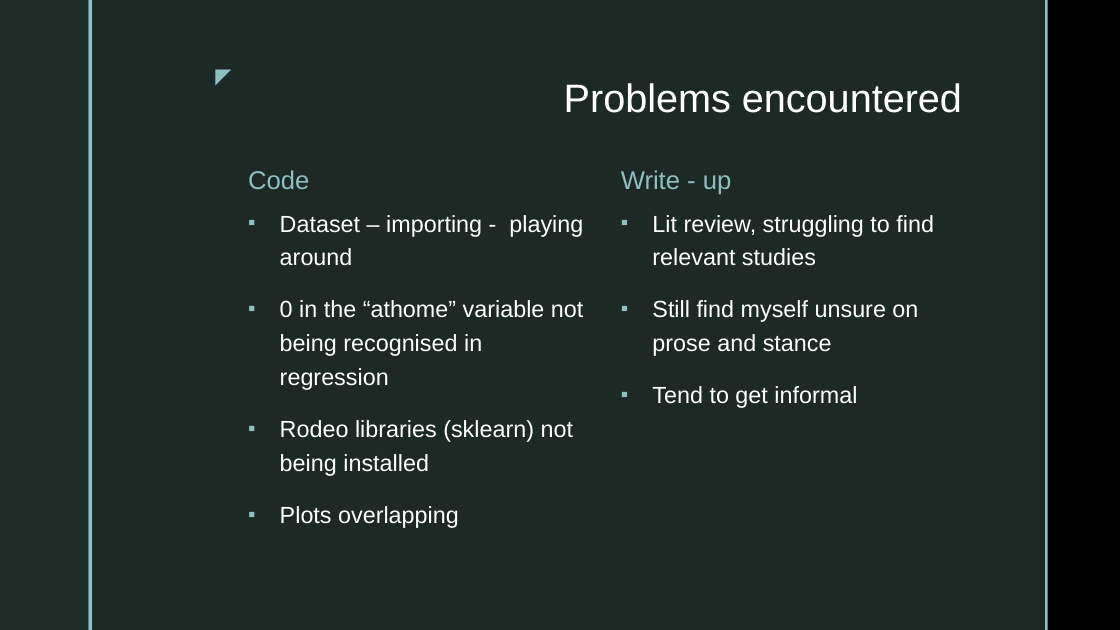
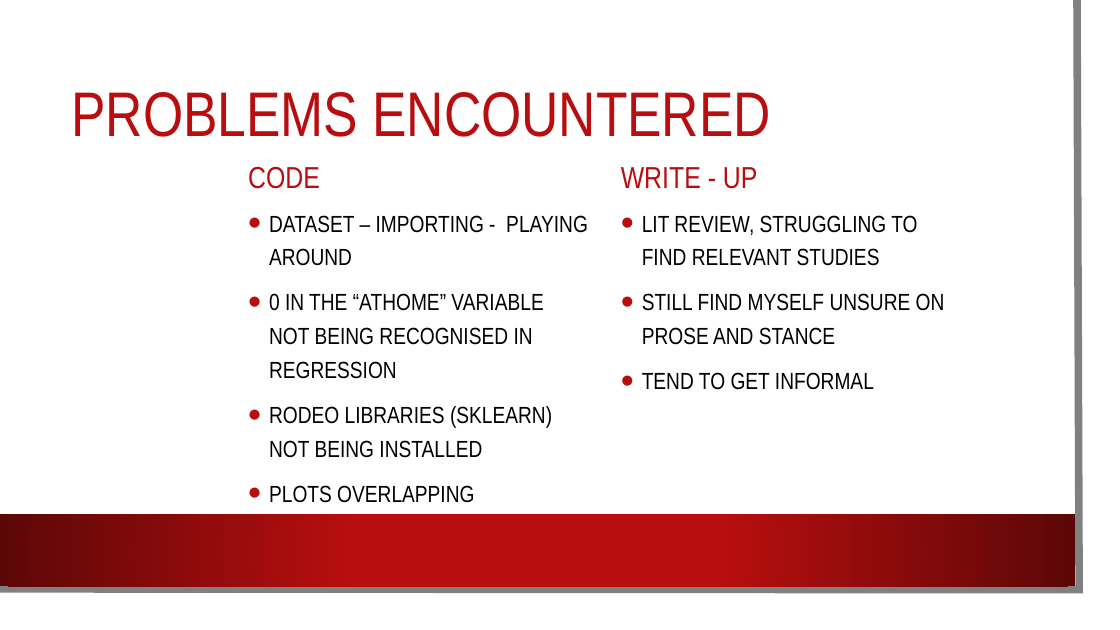
Before and after one commit to Shahzeb21/Dissertation, a slide deck: slide 9 of Research/Previous/EndOfTermPresentation.pptx. Drawn at 1120x630 pixels with LibreOffice and Linux fonts; fonts in the diff are those of the drawing; background and template pictures are left out. Boxes give left, top, right and bottom in pixels: in the first picture for what was removed or moved away, otherwise in the second. Text is boxed around its words. In the diff, an @@ line names an element or a change of style, - is before the commit and + after.

Commit message:
Writeup done

```diff
--- a/Research/Previous/EndOfTermPresentation.pptx
+++ b/Research/Previous/EndOfTermPresentation.pptx
@@ rectangle: place and size @@
-rectangle at bbox=[92, 0, 1045, 630]
+rectangle at bbox=[0, 0, 1101, 611]
@@ rectangle at bbox=[0, 0, 1101, 611]: fill #1F2D29 at 92% opacity to #FFFFFF; shadow on @@
@@ rectangle removed at bbox=[0, 0, 88, 630] @@
@@ freeform shape added at bbox=[0, 0, 1080, 590], outline #808080 6.5 pt @@
@@ rectangle removed at bbox=[88, 0, 92, 630] @@
@@ rectangle removed at bbox=[1045, 0, 1048, 630] @@
@@ text removed at bbox=[202, 59, 239, 92] @@
-◤
@@ title "PROBLEMS ENCOUNTERED" at bbox=[71, 92, 771, 137]: vertical alignment top to middle @@
@@ title at bbox=[71, 92, 771, 137]: text changed; size 34 to 54 pt; font Arial to Arial Narrow; text colour #FFFFFF to #B80E0F @@
-Problems encountered
+PROBLEMS ENCOUNTERED
@@ text at bbox=[248, 167, 320, 189]: text changed; size 22 to 26 pt; font Arial to Arial Narrow; text colour #8EC0C1 to #B80E0F @@
-Code
+CODE
@@ text at bbox=[621, 167, 757, 189]: text changed; size 22 to 26 pt; font Arial to Arial Narrow; text colour #8EC0C1 to #B80E0F @@
-Write - up
+WRITE - UP
@@ text at bbox=[269, 215, 588, 503]: text changed; font Arial to Arial Narrow; text colour #FFFFFF to #000000 @@
-▪ Dataset – importing - playing around
-▪ 0 in the “athome” variable not being recognised in regression
-▪ Rodeo libraries (sklearn) not being installed
-▪ Plots overlapping
+• DATASET – IMPORTING - PLAYING AROUND
+• 0 IN THE “ATHOME” VARIABLE NOT BEING RECOGNISED IN REGRESSION
+• RODEO LIBRARIES (SKLEARN) NOT BEING INSTALLED
+• PLOTS OVERLAPPING
@@ text at bbox=[642, 215, 945, 390]: text changed; font Arial to Arial Narrow; text colour #FFFFFF to #000000 @@
-▪ Lit review, struggling to find relevant studies
-▪ Still find myself unsure on prose and stance
-▪ Tend to get informal
+• LIT REVIEW, STRUGGLING TO FIND RELEVANT STUDIES
+• STILL FIND MYSELF UNSURE ON PROSE AND STANCE
+• TEND TO GET INFORMAL
@@ rectangle added at bbox=[0, 514, 1075, 586], fill gradient #B80E0F to #5C0707 @@
```
Also in this commit, not shown: 10 other slides changed, 7 other files.
